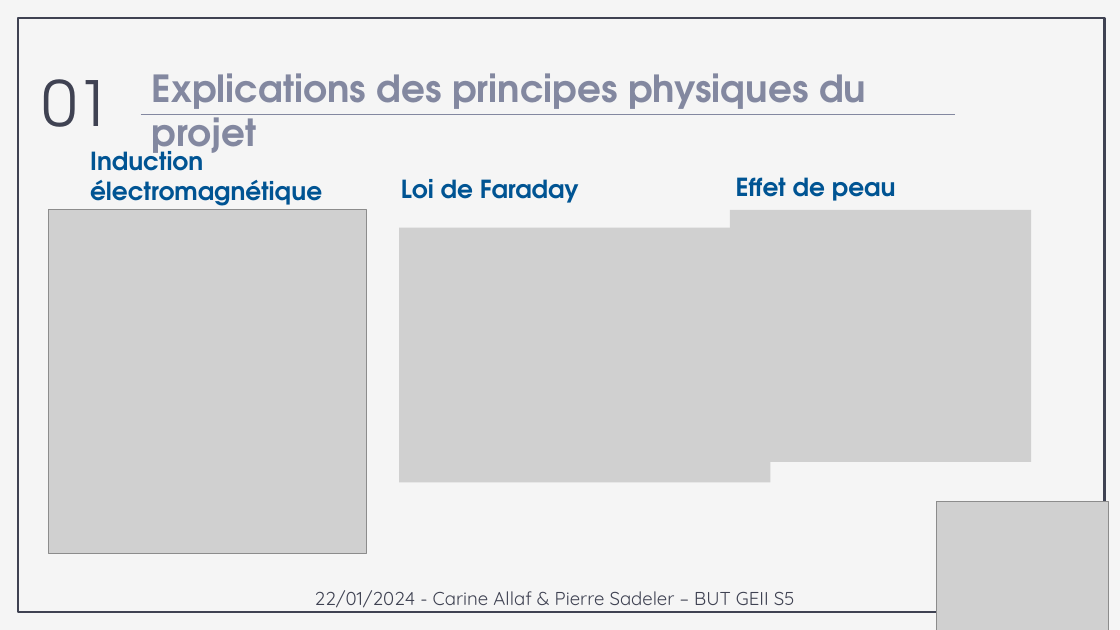
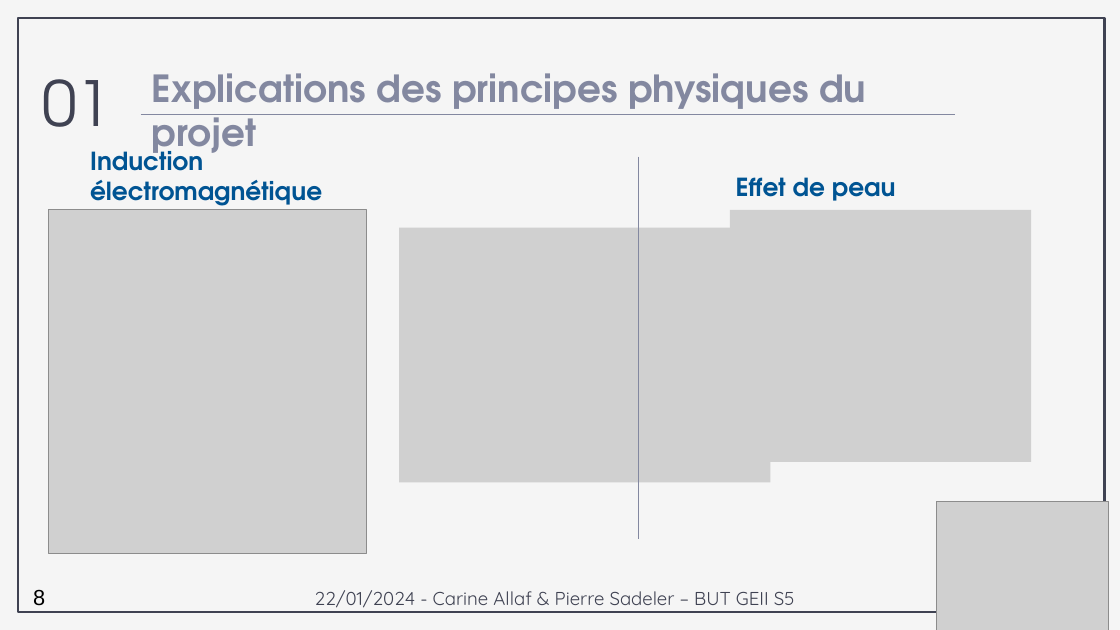
Before and after one commit to psadelerge1/mesures_sans_contact_obj_met, a slide deck: slide 8 of word/PP_Allaf_Sadeler.pptx. Drawn at 1120x630 pixels with LibreOffice and Linux fonts; fonts in the diff are those of the drawing; grey boxes stand for pictures. Boxes give left, top, right and bottom in pixels: in the first picture for what was removed or moved away, otherwise in the second. Text is boxed around its words. In the diff, an @@ line names an element or a change of style, - is before the commit and + after.

```diff
--- a/word/PP_Allaf_Sadeler.pptx
+++ b/word/PP_Allaf_Sadeler.pptx
@@ text removed at bbox=[401, 179, 579, 203] @@
-Loi de Faraday
@@ line added from (638, 157) to (638, 539), #8388A0 0.75 pt @@
@@ text added at bbox=[33, 589, 45, 606], 14 pt, text #000000 @@
+8
```
Also in this commit, not shown: 13 other slides changed, 1 other file.
